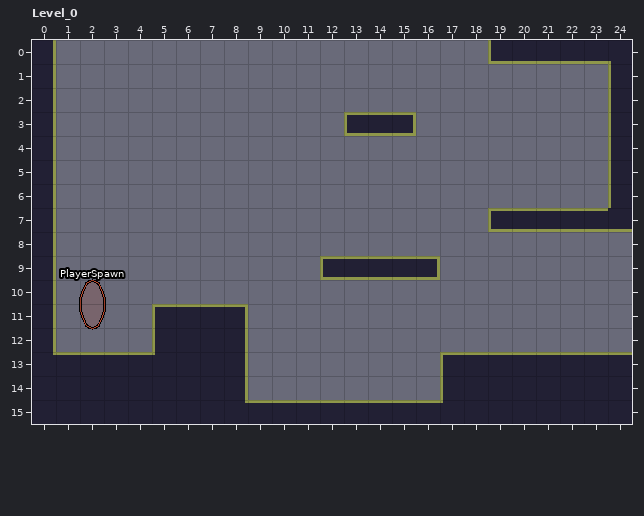
A LDtk project gets an edit: assets/world.ldtk. Above: the version before the commit.
Cells are 16x16 px. Shown: Level_0 x 0..24, y 0..15.
The same view after the edit:
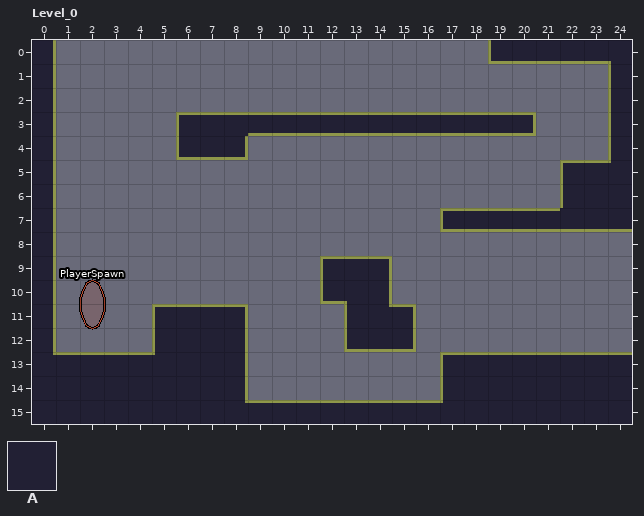
Key: from "Collision": A 1.
_ is an empty cell.
Diff:
Layer "Collision":
y 3: x 6..12 _______ -> AAAAAAA; x 16..20 _____ -> AAAAA
y 4: x 6..8 ___ -> AAA
y 5..6: x 22..23 __ -> AA
y 7: x 17..18 __ -> AA
y 9: x 15..16 AA -> __
y 10: x 12..14 ___ -> AAA
y 11..12: x 13..15 ___ -> AAA
